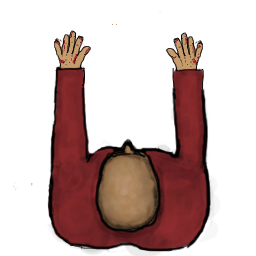
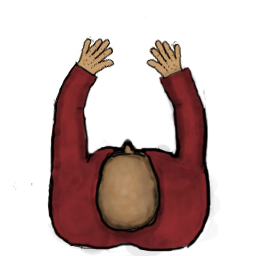
Layer changes from the first w=256, h=256 image to the second:
painted on "Lines" over [left=52, top=30, right=206, bottom=122]
painted on "COLOURS" over [left=50, top=11, right=208, bottom=171]
